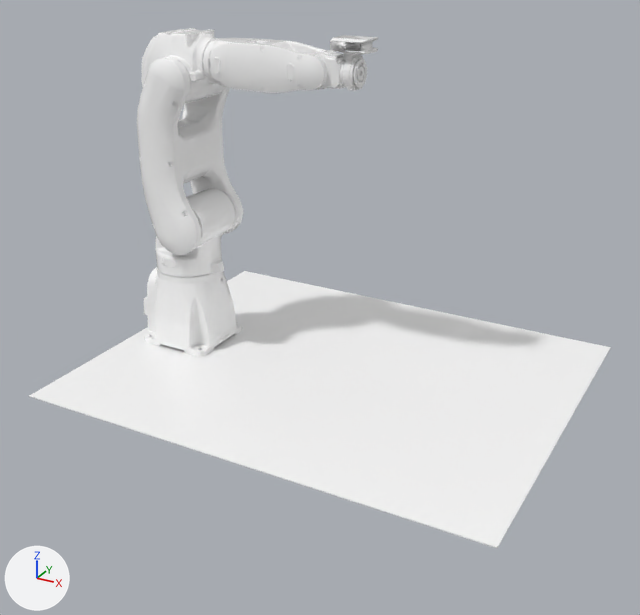
The FBX model RoboSim/RobotStandard/Yaskawa-gp8-113k.fbx: old version first, new version second.
Before and after are seen from a 50 mm camera at (13.37, -17.29, 8.26) aimed at (4.12, -0.47, -0.15). Every picture has the same lights, and +X, +Y and +Z are marked at lower left. Where no turn or scale is listed for an object, it has been applied to the vertices. Vertices at the same position are counted once.

Objects in the first picture: 'RBSIMBase_0', 'RBSIMBase_1', 'RBSIMBase_2', 'RBSIMBase_3', 'RBSIMBase_4', 'RBSIMBase_5', 'RBSIMBase_6', 'RBSIMBase_7', 'table 2'.
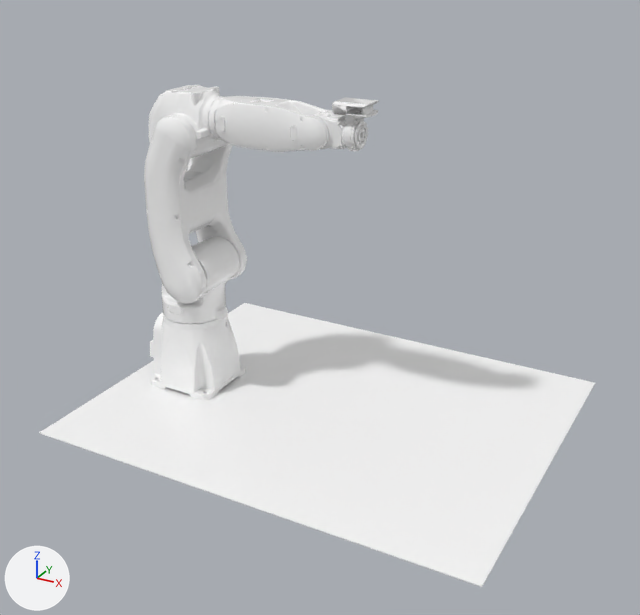
Changed parts and their boxes [x1, y1, x2, y2] in the pictures (640 x 615 px):
'table 2', mesh moved: before [29, 271, 611, 548]; after [39, 303, 595, 587]
'RBSIMBase_2', mesh moved: before [137, 57, 243, 255]; after [144, 115, 247, 304]
'RBSIMBase_4', mesh moved: before [203, 38, 336, 93]; after [209, 96, 332, 152]
'RBSIMBase_0', mesh moved: before [144, 267, 242, 356]; after [150, 312, 246, 400]
'RBSIMBase_1', mesh moved: before [155, 188, 235, 277]; after [162, 237, 239, 324]
'RBSIMBase_3', mesh moved: before [142, 28, 224, 103]; after [149, 85, 227, 158]
'RBSIMBase_7', mesh moved: before [330, 35, 378, 61]; after [332, 97, 379, 124]
'RBSIMBase_6', mesh moved: before [339, 56, 367, 91]; after [341, 118, 368, 151]
'RBSIMBase_5', mesh moved: before [311, 51, 345, 90]; after [312, 112, 347, 150]

Patch to the scene script:
```diff
--- a/RoboSim/RobotStandard/Yaskawa-gp8-113k.fbx.py
+++ b/RoboSim/RobotStandard/Yaskawa-gp8-113k.fbx.py
@@ me_rbsimbase_5 @@
 me_rbsimbase_5.from_pydata(...)  # 527 vertices, 906 faces; spans x 3.426..4.491, y -0.315..0.315, z 4.842..5.614
 # used by ob_rbsimbase_5; location = (0.0, 0.0, 0.0)
+# me_rbsimbase_5 part 9: the whole mesh is moved by (0.0, 0.098, -1.33)
 me_rbsimbase_5.materials.append(mat_material_2)
@@ me_rbsimbase_0 @@
 me_rbsimbase_0.from_pydata(...)  # 486 vertices, 901 faces; spans x -1.41..1.0, y -1.02..1.01, z -2.02..0.13
 # used by ob_rbsimbase_0; location = (0.0, 0.0, 0.0)
+# me_rbsimbase_0 part 5: the whole mesh is moved by (0.0, 0.1, -1.33)
 me_rbsimbase_0.materials.append(mat_material_2)
@@ me_rbsimbase_4 @@
 me_rbsimbase_4.from_pydata(...)  # 899 vertices, 1541 faces; spans x 1.12..4.21, y -0.56..0.56, z 4.73..5.75
 # used by ob_rbsimbase_4; location = (0.0, 0.0, 0.0)
+# me_rbsimbase_4 part 1: the whole mesh is moved by (0.0, 0.1, -1.33)
 me_rbsimbase_4.materials.append(mat_material_2)
@@ me_rbsimbase_7 @@
 me_rbsimbase_7.from_pydata(...)  # 129 vertices, 243 faces; spans x 4.31..5.129, y -0.412..0.371, z 5.514..5.972
 # used by ob_rbsimbase_7; location = (0.0, 0.0, 0.0)
+# me_rbsimbase_7 part 7: the whole mesh is moved by (0.0, 0.098, -1.33)
 me_rbsimbase_7.materials.append(mat_material_1)
@@ me_rbsimbase_2 @@
 me_rbsimbase_2.from_pydata(...)  # 542 vertices, 1002 faces; spans x -0.54..1.05, y -1.17..1.17, z 0.67..5.37
 # used by ob_rbsimbase_2; location = (0.0, 0.0, 0.0)
+# me_rbsimbase_2 part 6: the whole mesh is moved by (0.0, 0.1, -1.33)
 me_rbsimbase_2.materials.append(mat_material_2)
@@ me_rbsimbase_6 @@
 me_rbsimbase_6.from_pydata(...)  # 710 vertices, 1376 faces; spans x 4.492..4.847, y -0.337..0.336, z 4.903..5.574
 # used by ob_rbsimbase_6; location = (0.0, 0.0, 0.0)
+# me_rbsimbase_6 part 8: the whole mesh is moved by (0.0, 0.098, -1.33)
 me_rbsimbase_6.materials.append(mat_material_2)
@@ me_rbsimbase_1 @@
 me_rbsimbase_1.from_pydata(...)  # 500 vertices, 884 faces; spans x -1.0..1.01, y -0.85..0.84, z 0.0..1.95
 # used by ob_rbsimbase_1; location = (0.0, 0.0, 0.0)
+# me_rbsimbase_1 part 4: the whole mesh is moved by (0.0, 0.1, -1.33)
 me_rbsimbase_1.materials.append(mat_material_2)
@@ me_rbsimbase_3 @@
 me_rbsimbase_3.from_pydata(...)  # 770 vertices, 1368 faces; spans x -0.67..1.1, y -0.75..0.72, z 4.28..5.88
 # used by ob_rbsimbase_3; location = (0.0, 0.0, 0.0)
+# me_rbsimbase_3 part 2: the whole mesh is moved by (0.0, 0.1, -1.33)
 me_rbsimbase_3.materials.append(mat_material_2)
@@ me_table_2 @@
 me_table_2.from_pydata(...)  # 8 vertices, 12 faces; spans x -1.43..9.97, y -4.56..4.64, z -2.04..-2.02
 # used by ob_table_2; location = (0.0, 0.0, 0.0)
+# me_table_2 part 3: the whole mesh is moved by (-0.33, 0.41, -1.33)
 me_table_2.materials.append(mat_material_1_2)
```
